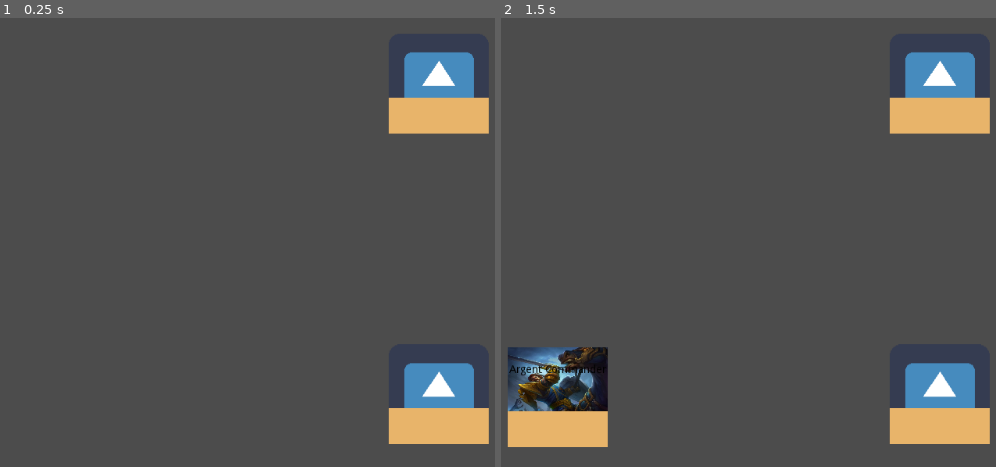
Above: before the commit, frames 1-2 (left to right).
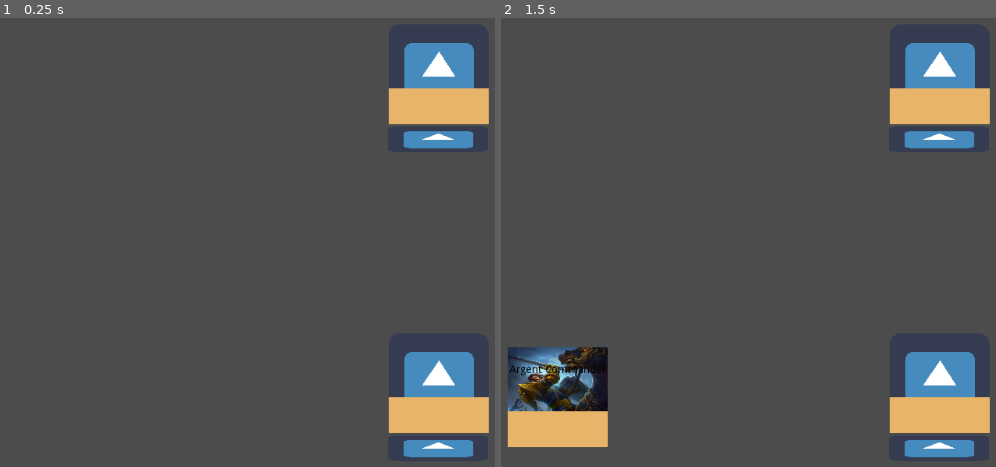
Above: after the commit, the same moments.

Repository: maduvan-kasi/Tower-Of-God
Game: Godot game, scene res://Main.tscn
Same seed, same stepped clock (60 frames per second), same inputs: the game is played once before the commit and once after it. The engine's default icon, where the game draws it, is replaced by a stand-in: a white triangle on a blue panel in a dark square.
Inputs (mouse positions are in pixels of both pictures, inside the frame that each line leads up to):
- Up to frame 1 (0.25 s): no input
- Up to frame 2 (1.5 s): tap Enter at 0.5 s; move the mouse to (941, 395) at 0.52 s; click (941, 395) at 0.67 s; tap Space at 1.25 s; move the mouse to (555, 395) at 1.27 s; click (555, 395) at 1.42 s

The runs differ from the first frame. In frame 1, 4.0% of the frame differs, in the area x 78-99%, y 5-98%; in frame 2, 4.0%.

Commit message:
Seperated player decks; Fully-functioning turn transition

Diff:
--- a/Test.gd
+++ b/Card.gd
@@ -1,8 +1,9 @@
 extends Area2D
 
-export (String) var NAME
-export (String) var IMAGE
-export (String) var LIGHT_EFFECT
+export(String) var NAME
+export(String) var IMAGE
+export(String) var LIGHT_EFFECT
+
 var screensize
 
 signal click
--- a/Card.tscn
+++ b/Card.tscn
@@ -1,7 +1,8 @@
 [gd_scene load_steps=4 format=2]
 
-[ext_resource path="res://Test.gd" type="Script" id=1]
+[ext_resource path="res://Card.gd" type="Script" id=1]
 [ext_resource path="res://icon.png" type="Texture" id=2]
+
 
 [sub_resource type="RectangleShape2D" id=1]
 
@@ -22,9 +23,6 @@
 __meta__ = {
 "_edit_group_": true
 }
-NAME = null
-IMAGE = null
-LIGHT_EFFECT = null
 
 [node name="Art" type="Sprite" parent="." index="0"]
 
--- /dev/null
+++ b/End.gd
@@ -0,0 +1,15 @@
+extends Area2D
+
+var screensize
+
+signal click
+
+func _ready():
+	screensize = get_viewport_rect().size
+
+func _input_event(viewport, event, shape_idx):
+	if event is InputEventMouseButton and event.is_pressed():
+		emit_signal("click")
+
+func _process(delta):
+	pass
--- /dev/null
+++ b/End.tscn
@@ -0,0 +1,36 @@
+[gd_scene load_steps=4 format=2]
+
+[ext_resource path="res://End.gd" type="Script" id=1]
+[ext_resource path="res://icon.png" type="Texture" id=2]
+
+[sub_resource type="RectangleShape2D" id=1]
+
+custom_solver_bias = 0.0
+extents = Vector2( 63.8361, 15.8719 )
+
+[node name="End" type="Area2D"]
+
+input_pickable = true
+gravity_vec = Vector2( 0, 1 )
+gravity = 98.0
+linear_damp = 0.1
+angular_damp = 1.0
+audio_bus_override = false
+audio_bus_name = "Master"
+script = ExtResource( 1 )
+_sections_unfolded = [ "Transform" ]
+__meta__ = {
+"_edit_group_": true
+}
+
+[node name="Art" type="Sprite" parent="." index="0"]
+
+position = Vector2( 0, -0.0303325 )
+scale = Vector2( 1, 0.255575 )
+texture = ExtResource( 2 )
+_sections_unfolded = [ "Transform" ]
+
+[node name="CollisionShape2D" type="CollisionShape2D" parent="." index="1"]
+
+shape = SubResource( 1 )
+_sections_unfolded = [ "Transform" ]
--- /dev/null
+++ b/Field.gd
@@ -0,0 +1,15 @@
+extends Area2D
+
+var screensize
+
+signal click
+
+func _ready():
+	screensize = get_viewport_rect().size
+
+func _input_event(viewport, event, shape_idx):
+	if event is InputEventMouseButton and event.is_pressed():
+		emit_signal("click")
+
+func _process(delta):
+	pass
--- a/Main.gd
+++ b/Main.gd
@@ -3,13 +3,14 @@
 var image = File.new()
 var loadedImage
 
-var deck = []
+var deck_0 = []
+var deck_1 = []
 
-var phase = "Draw_PS"
+var phase = [0, "Draw"]
 
 export (PackedScene) var Card
 
-func make_deck():
+func make_deck(deck):
 	var dir = Directory.new()
 	if dir.open("res://Cards") == OK:
 		var card_file = File.new()
@@ -26,8 +27,9 @@
 			deck.append(card)
 			file_name = dir.get_next()
 		dir.list_dir_end()
+	return deck
 
-func draw_card(field):
+func draw_card(deck, field):
 	var draw = deck.pop_front()
 	loadedImage = load("res://Card Art/" + draw.IMAGE)
 	draw.get_child(0).set_texture(loadedImage)
@@ -48,36 +50,38 @@
 		card.position = Vector2(length - offset, 0)
 		length += 128 + gap
 
-func shuffle_deck():
+func shuffle_deck(deck):
 	var temp_deck = []
 	while len(deck) > 0:
 		var i = randi() % len(deck)
 		temp_deck.append(deck[i])
 		deck.remove(i)
-	deck = temp_deck
+	return temp_deck
 
 func mouse_input(object):
-	if object.get_parent() == get_node("Player"):
-		if phase == "Draw_PS":
-			draw_card(get_node("Player/Field_PS"))
-			phase = "End_PS"
-		else:
-			print("It is not your draw phase.")
-	elif object.get_parent() == get_node("Enemy"):
-		if phase == "Draw_ES":
-			draw_card(get_node("Enemy/Field_ES"))
-			phase = "End_ES"
-		else:
-			print("It is not YOUR draw phase.")
+	if object.get_parent() == get_child(phase[0]):
+		if object.get_name() == "Deck":
+			if phase[1] == "Draw":
+				draw_card(get("deck_" + str(phase[0])), get_child(phase[0]).get_node("Field"))
+				phase[1] = "End"
+			else:
+				print("You can't do that right now.")
+		elif object.get_name() == "End":
+			phase[0] = int(!phase[0])
+			phase[1] = "Draw"
+	else:
+		print("It is not your turn.")
 
 func _ready():
 	randomize()
-	make_deck()
-	shuffle_deck()
+	deck_0 = make_deck(deck_0)
+	deck_1 = make_deck(deck_1)
+	deck_0 = shuffle_deck(deck_0)
+	deck_1 = shuffle_deck(deck_1)
 
 	var num_sides = get_child_count()
 	for i in num_sides:
-		var num_nodes = get_child_count()
+		var num_nodes = get_child(i).get_child_count()
 		for j in num_nodes:
 			var curr = get_child(i).get_child(j)
 			if curr.get_class() == "Area2D":
--- a/Main.tscn
+++ b/Main.tscn
@@ -1,8 +1,10 @@
-[gd_scene load_steps=4 format=2]
+[gd_scene load_steps=6 format=2]
 
 [ext_resource path="res://Main.gd" type="Script" id=1]
 [ext_resource path="res://Card.tscn" type="PackedScene" id=2]
 [ext_resource path="res://Field.tscn" type="PackedScene" id=3]
+[ext_resource path="res://Field.gd" type="Script" id=4]
+[ext_resource path="res://End.tscn" type="PackedScene" id=5]
 
 [node name="Game" type="Node" index="0"]
 
@@ -11,20 +13,36 @@
 
 [node name="Player" type="Node" parent="." index="0"]
 
-[node name="Deck_PS" parent="Player" index="0" instance=ExtResource( 2 )]
+[node name="Deck" parent="Player" index="0" instance=ExtResource( 2 )]
 
-position = Vector2( 887.948, 495.382 )
+position = Vector2( 887.948, 480.937 )
+NAME = null
+IMAGE = null
+LIGHT_EFFECT = null
 
-[node name="Field_PS" parent="Player" index="1" instance=ExtResource( 3 )]
+[node name="Field" parent="Player" index="1" instance=ExtResource( 3 )]
 
 position = Vector2( 398.988, 499.15 )
+script = ExtResource( 4 )
+
+[node name="End" parent="Player" index="2" instance=ExtResource( 5 )]
+
+position = Vector2( 887.099, 564.208 )
 
 [node name="Enemy" type="Node" parent="." index="1"]
 
-[node name="Deck_ES" parent="Enemy" index="0" instance=ExtResource( 2 )]
+[node name="Deck" parent="Enemy" index="0" instance=ExtResource( 2 )]
 
-position = Vector2( 887.948, 96.8673 )
+position = Vector2( 887.948, 84.9713 )
+NAME = null
+IMAGE = null
+LIGHT_EFFECT = null
 
-[node name="Field_ES" parent="Enemy" index="1" instance=ExtResource( 3 )]
+[node name="Field" parent="Enemy" index="1" instance=ExtResource( 3 )]
 
 position = Vector2( 398.988, 100.635 )
+script = ExtResource( 4 )
+
+[node name="End" parent="Enemy" index="2" instance=ExtResource( 5 )]
+
+position = Vector2( 887.099, 168.243 )
